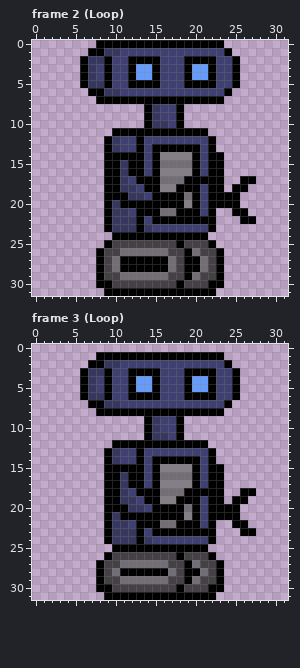
Two states of a pixel-art file, MARVIN_V2.aseprite. Above, as it was before the edit.
32x32 pixels, 3 frames. Shown: frame 2 (Loop), frame 3 (Loop). The commit also changed other frames, which this record leaves out.
After:
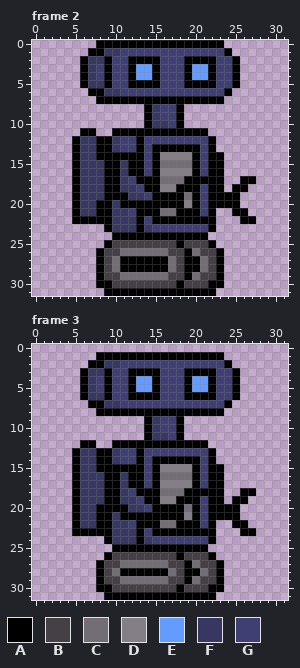
Palette (. is transparent): A #000000  B #444045  C #736d75  D #847e87  E #639bff  F #373761  G #3f3f74
Difference:
--- frame 2
@@ x 3..10 @@
 10 ........
-11 .......A
-12 ......AF
-13 ......AF
-14 ......AA
-15 ......AA
-16 ......AA
-17 ......AA
-18 ......AA
-19 ......AA
-20 ......AF
-21 ......AF
-22 ......AF
+11 ...AA..A
+12 ..AFFAAF
+13 ..AFFAAF
+14 ..AFFAAA
+15 ..AFFFAA
+16 ..AFFFAA
+17 ..AFFFAA
+18 ..AFFFAA
+19 ..AFFFAA
+20 ..AFFAAF
+21 ..AFFAAF
+22 ..AAAAAF
 23 ......AF
--- frame 3
@@ x 3..10 @@
 11 ........
-12 .......A
-13 ......AF
-14 ......AF
-15 ......AA
-16 ......AA
-17 ......AA
-18 ......AA
-19 ......AA
-20 ......AA
-21 ......AF
-22 ......AF
-23 ......AF
+12 ...AA..A
+13 ..AFFAAF
+14 ..AFFAAF
+15 ..AFFAAA
+16 ..AFFFAA
+17 ..AFFFAA
+18 ..AFFFAA
+19 ..AFFFAA
+20 ..AFFAAA
+21 ..AFFAAF
+22 ..AFFAAF
+23 ..AAAAAF
 24 ......AF
Boxes around the changes in both pictures, in picture pixels (x1, y1, x2, y2):
added: (72, 128, 104, 224)
added: (72, 440, 104, 536)
